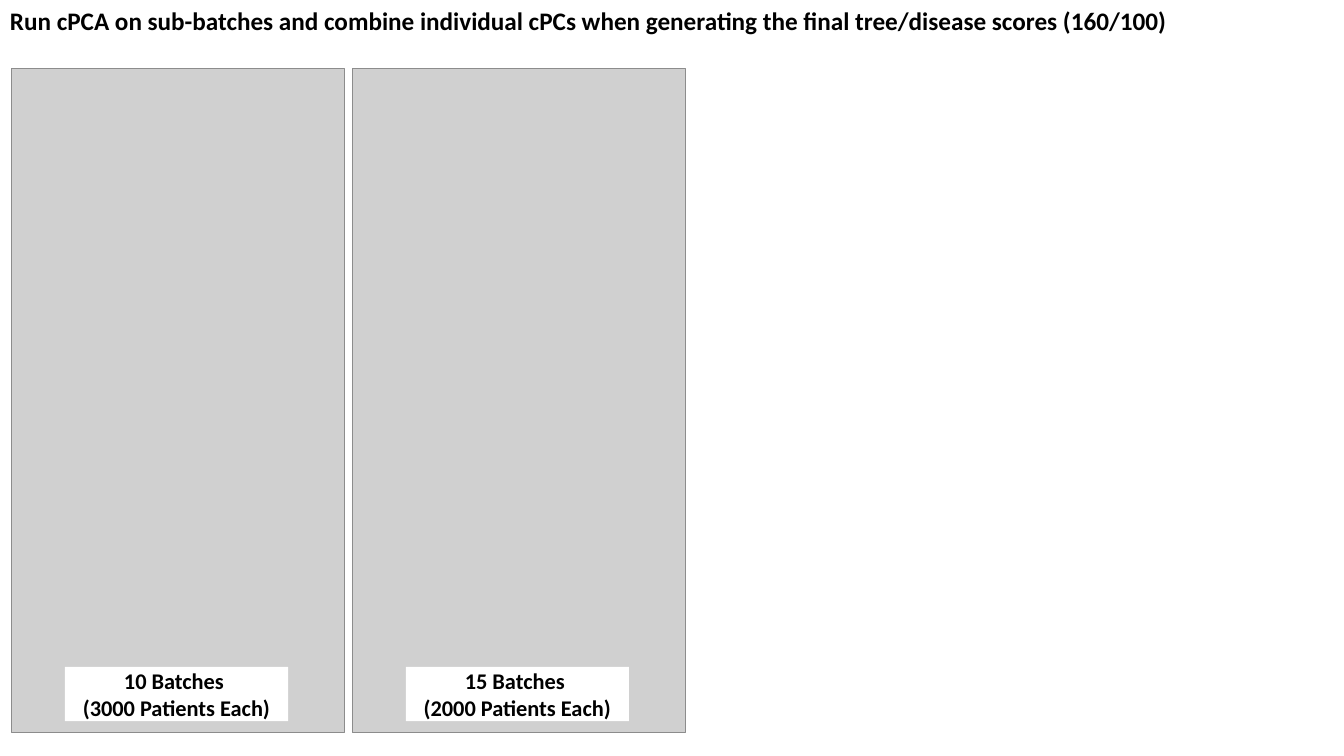
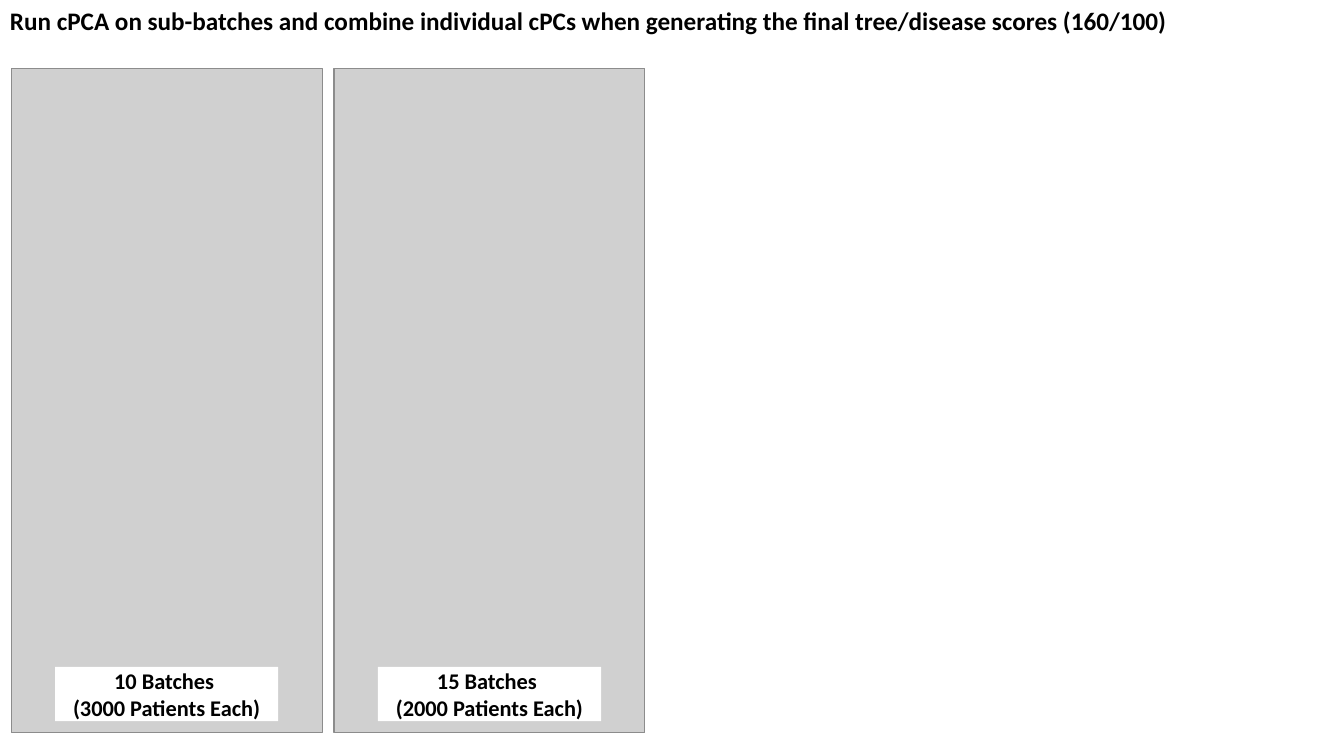
Before and after one commit to zhaohanxiong/OxfordCVM, a slide deck: slide 21 of job_results.pptx. Drawn at 1344x756 pixels with LibreOffice and Linux fonts; fonts in the diff are those of the drawing; grey boxes stand for pictures. Boxes give left, top, right and bottom in pixels: in the first picture for what was removed or moved away, otherwise in the second. Text is boxed around its words. In the diff, an @@ line names an element or a change of style, - is before the commit and + after.

```diff
--- a/job_results.pptx
+++ b/job_results.pptx
@@ picture: place and size @@
-picture at [11, 69, 344, 734]
+picture at [11, 69, 323, 734]
@@ picture: place and size @@
-picture at [353, 69, 686, 734]
+picture at [334, 69, 645, 734]
@@ rectangle "10 Batches": place and size @@
-rectangle "10 Batches" at [65, 667, 287, 722]
+rectangle "10 Batches" at [55, 667, 278, 722]
@@ rectangle "15 Batches": place and size @@
-rectangle "15 Batches" at [406, 667, 629, 722]
+rectangle "15 Batches" at [378, 667, 601, 722]
```
Also in this commit, not shown: 1 other slide changed.
